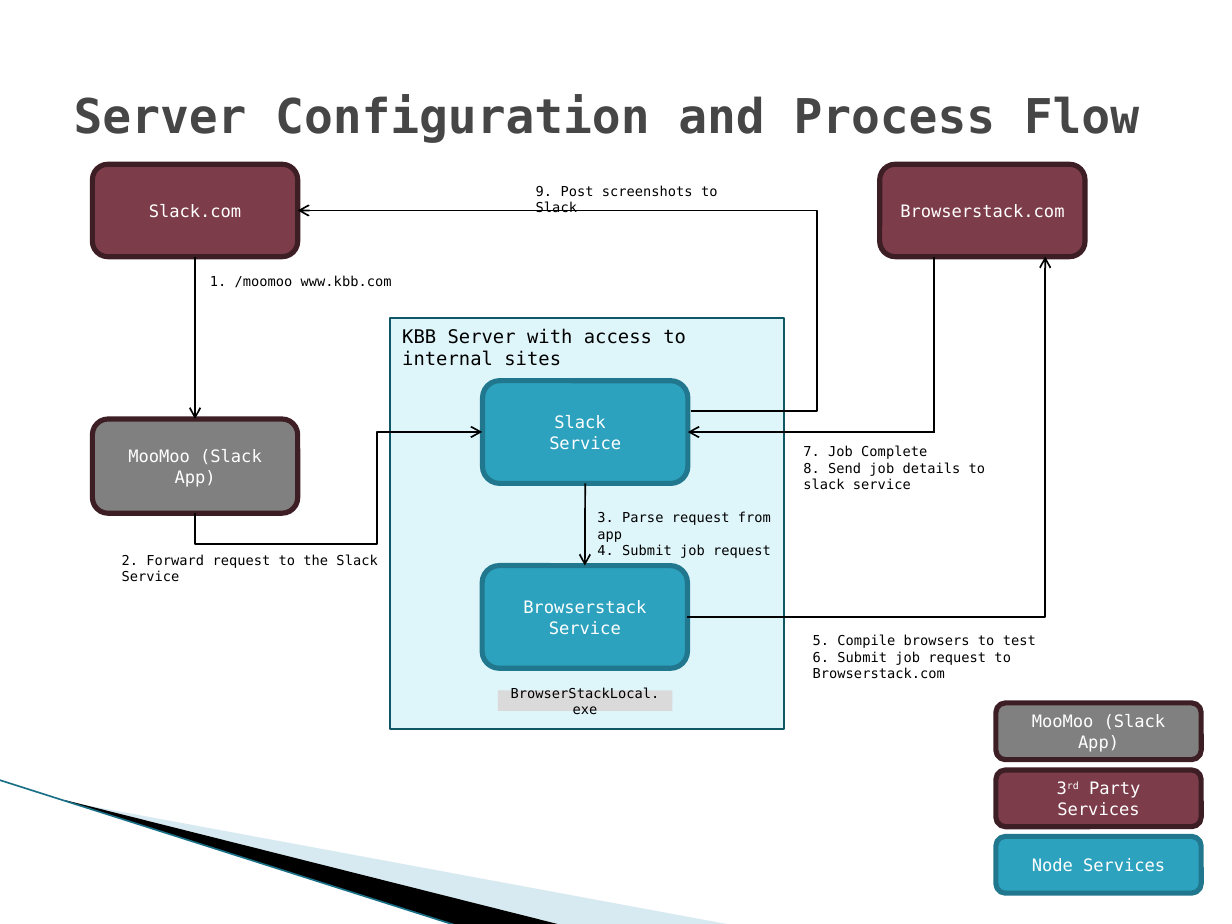
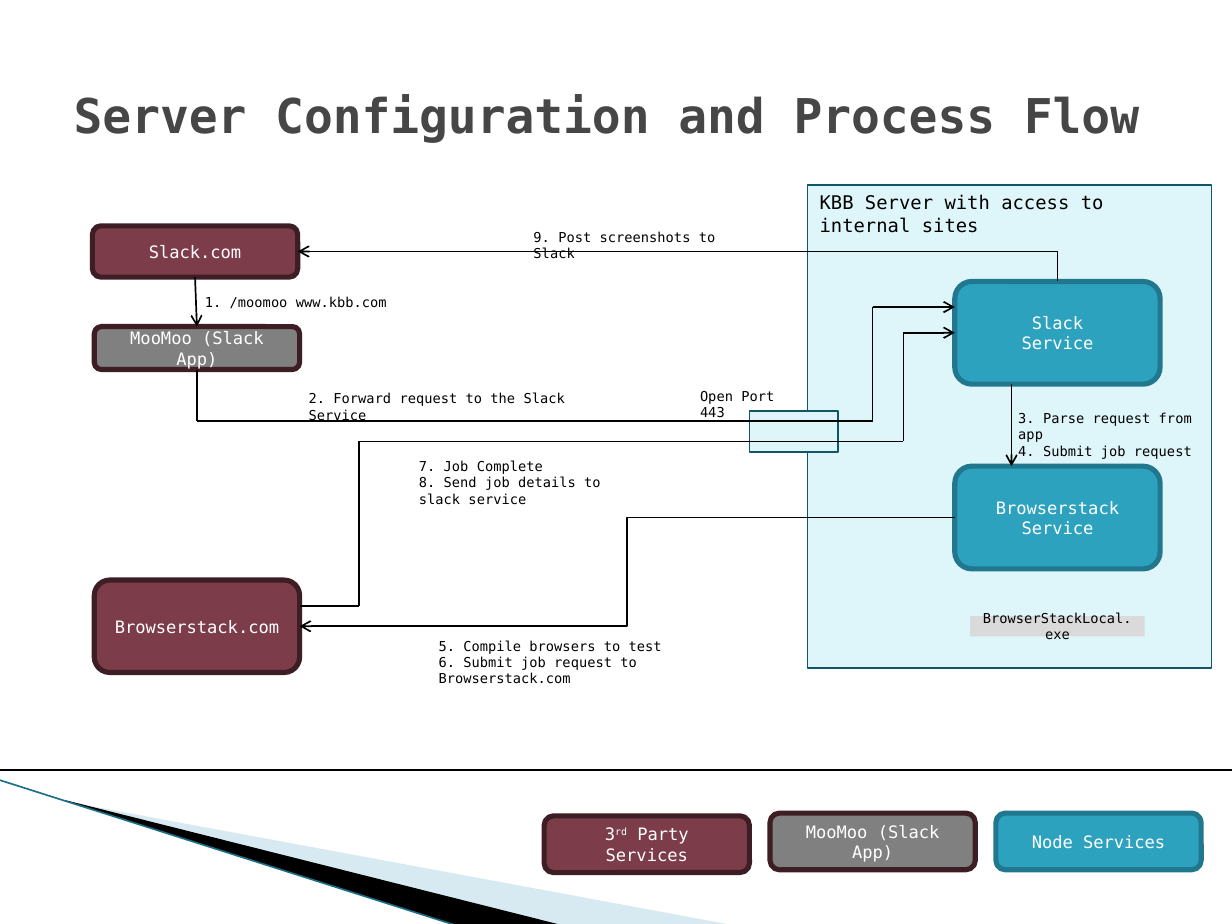
Before and after one commit to kymwei/ScreenShotAPI, a slide deck: slide 2 of Slack UI Screenshot App.pptx. Drawn at 1232x924 pixels with LibreOffice and Linux fonts; fonts in the diff are those of the drawing; background and template pictures are left out. Boxes give left, top, right and bottom in pixels: in the first picture for what was removed or moved away, otherwise in the second. Text is boxed around its words. In the diff, an @@ line names an element or a change of style, - is before the commit and + after.

```diff
--- a/Slack UI Screenshot App.pptx
+++ b/Slack UI Screenshot App.pptx
@@ rectangle "KBB Server with access to ...": place and size @@
-rectangle "KBB Server with access to ..." at (391,318,785,728)
+rectangle "KBB Server with access to ..." at (807,185,1211,668)
@@ rounded rectangle "Slack.com": place and size @@
-rounded rectangle "Slack.com" at (92,164,298,256)
+rounded rectangle "Slack.com" at (92,225,298,277)
@@ text "9. Post screenshots to Slack": place and size @@
-text "9. Post screenshots to Slack" at (536,185,717,213)
+text "9. Post screenshots to Slack" at (533,231,715,259)
@@ elbow arrow moved from (691, 410) - (298, 211) to (1057, 281) - (298, 251) @@
@@ elbow arrow removed from (687, 617) to (1045, 256) @@
@@ text "1. /moomoo www.kbb.com": place and size @@
-text "1. /moomoo www.kbb.com" at (210,275,392,288)
+text "1. /moomoo www.kbb.com" at (205,296,387,309)
@@ arrow moved from (195, 256) - (195, 419) to (195, 277) - (197, 326) @@
@@ rounded rectangle "Slack": place and size @@
-rounded rectangle "Slack" at (483,381,689,483)
+rounded rectangle "Slack" at (955,281,1161,383)
@@ rounded rectangle "MooMoo (Slack App)": place and size @@
-rounded rectangle "MooMoo (Slack App)" at (92,419,298,514)
+rounded rectangle "MooMoo (Slack App)" at (95,326,301,370)
@@ line moved from (934, 257) - (934, 432) to (872, 307) - (872, 421) @@
@@ arrow added from (872, 307) to (955, 307), #000000 1 pt @@
@@ line added from (197, 370) to (197, 421), #000000 1 pt @@
@@ text "2. Forward request to the ...": place and size @@
-text "2. Forward request to the ..." at (122,554,377,582)
+text "2. Forward request to the ..." at (309,392,565,422)
@@ arrow moved from (585, 483) - (585, 565) to (1011, 384) - (1011, 466) @@
@@ text added at (700,391,774,421), 8 pt, text #000000 @@
+Open Port 443
@@ rectangle added at (749,410,838,451), fill #DEF5FA, outline #105766 1 pt @@
@@ text "3. Parse request from app": place and size @@
-text "3. Parse request from app" at (597,511,771,558)
+text "3. Parse request from app" at (1018,412,1192,459)
@@ elbow arrow removed from (195, 514) to (482, 432) @@
@@ line added from (197, 421) to (872, 421), #000000 1 pt @@
@@ arrow moved from (934, 432) - (687, 432) to (903, 441) - (360, 441) @@
@@ arrow (903, 441) - (360, 441): arrow to line @@
@@ text "7. Job Complete": place and size @@
-text "7. Job Complete" at (803,445,985,490)
+text "7. Job Complete" at (419,460,600,505)
@@ rounded rectangle "Browserstack": place and size @@
-rounded rectangle "Browserstack" at (482,565,687,668)
+rounded rectangle "Browserstack" at (955,466,1161,568)
@@ elbow arrow added from (955, 517) to (299, 626), #000000 1 pt @@
@@ rounded rectangle "Browserstack.com": place and size @@
-rounded rectangle "Browserstack.com" at (880,164,1085,256)
+rounded rectangle "Browserstack.com" at (95,580,301,673)
@@ group added at (299,333,955,606): 3 lines, 1 arrow @@
@@ rectangle "BrowserStackLocal.exe": place and size @@
-rectangle "BrowserStackLocal.exe" at (498,690,673,711)
+rectangle "BrowserStackLocal.exe" at (971,616,1146,637)
@@ text "5. Compile browsers to test": place and size @@
-text "5. Compile browsers to test" at (813,634,1036,679)
+text "5. Compile browsers to test" at (439,640,662,684)
@@ line added from (0, 770) to (1232, 770), #000000 0.75 pt @@
@@ rounded rectangle "3rd Party Services": place and size @@
-rounded rectangle "3rd Party Services" at (995,770,1201,827)
+rounded rectangle "3rd Party Services" at (545,816,750,872)
@@ rounded rectangle "MooMoo (Slack App)": place and size @@
-rounded rectangle "MooMoo (Slack App)" at (995,703,1201,760)
+rounded rectangle "MooMoo (Slack App)" at (770,813,976,870)
@@ rounded rectangle "Node Services": place and size @@
-rounded rectangle "Node Services" at (995,837,1201,893)
+rounded rectangle "Node Services" at (995,813,1201,870)
```
Also in this commit, not shown: 2 other slides changed.
